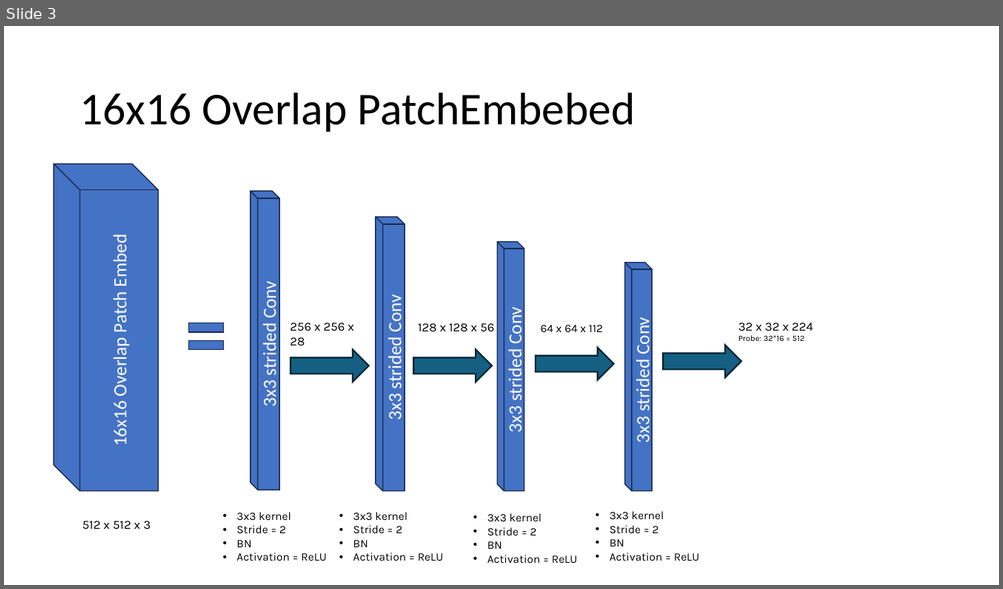
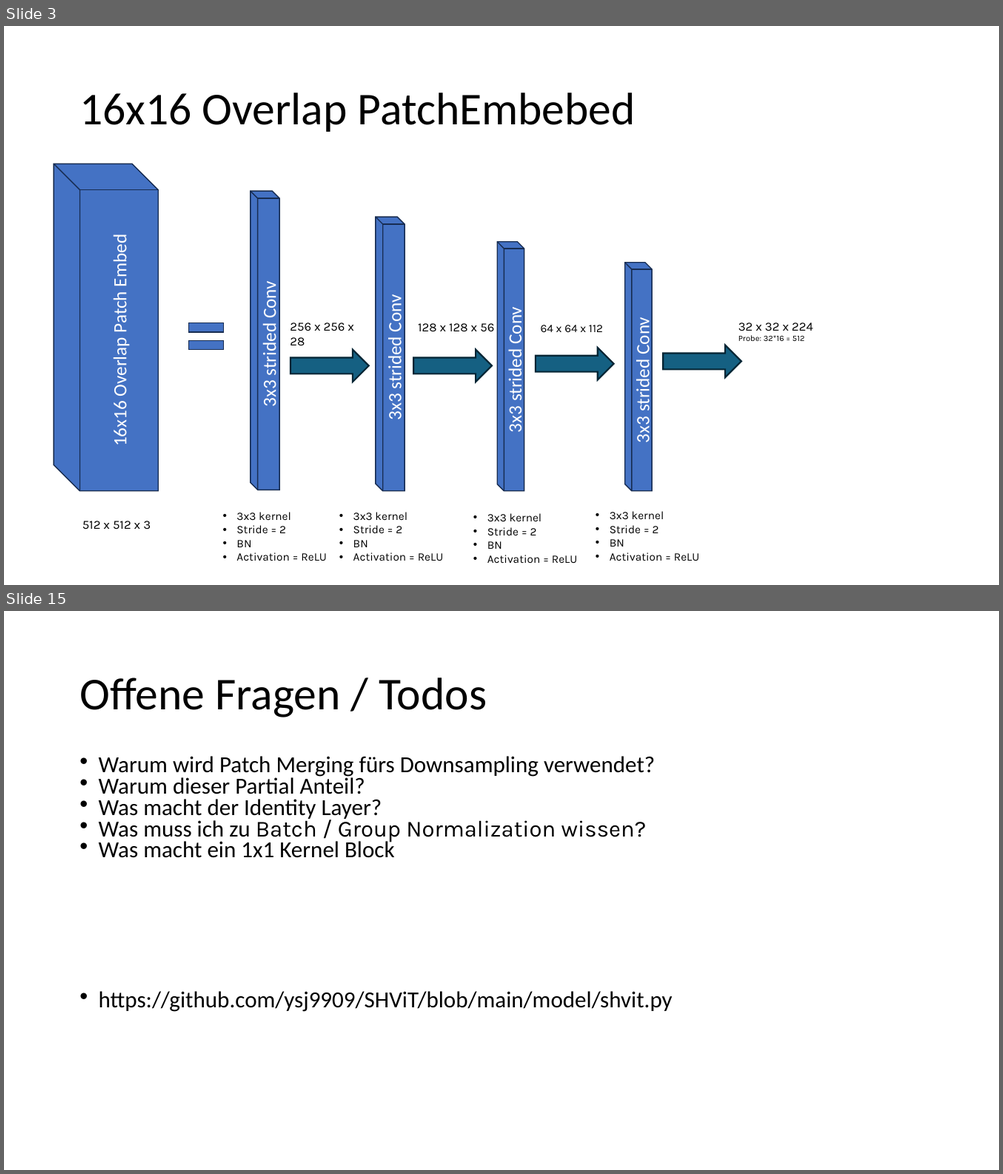
Before and after one commit to CGD16/PDF_Exchanger, a slide deck: SHVIT/PowerPoint/SHViT zerlegt.odp. Shown one above the other, each under a label of ours: slide 3 before the commit, slides 3 and 15 after it; the slides between them are not shown. The pictures are 1003x589 and 1003x1174 pixels, drawn with LibreOffice and Linux fonts; fonts in the diff are those of the drawing. Boxes give left, top, right and bottom in pixels: in the first picture for what was removed or moved away, otherwise in the second. Text is boxed around its words. In the diff, an @@ line names an element or a change of style, - is before the commit and + after.

```diff
--- a/SHVIT/PowerPoint/SHViT zerlegt.odp
+++ b/SHVIT/PowerPoint/SHViT zerlegt.odp
@@ slide 15 added at (x1=4, y1=611, x2=999, y2=1170), background #FFFFFF @@
@@ title added at (x1=79, y1=678, x2=486, y2=718), 44 pt, text #000000 @@
+Offene Fragen / Todos
@@ text added at (x1=99, y1=756, x2=672, y2=1012), 22.2 pt, text #000000 @@
+• Warum wird Patch Merging fürs Downsampling verwendet?
+• Warum dieser Partial Anteil?
+• Was macht der Identity Layer?
+• Was muss ich zu Batch / Group Normalization wissen?
+• Was macht ein 1x1 Kernel Block
+• https://github.com/ysj9909/SHViT/blob/main/model/shvit.py
```
Also in this commit, not shown: 1 slide changed, 11 other slides added, 6 slides removed, 5 other files.
